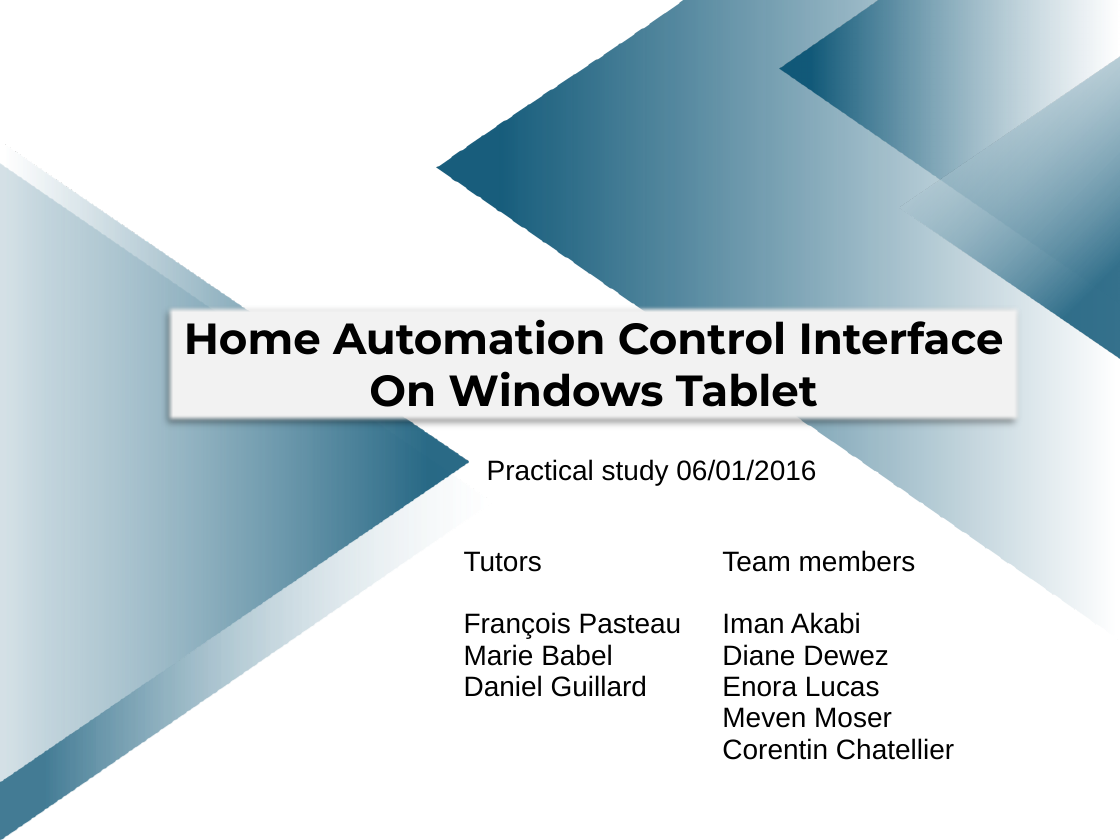
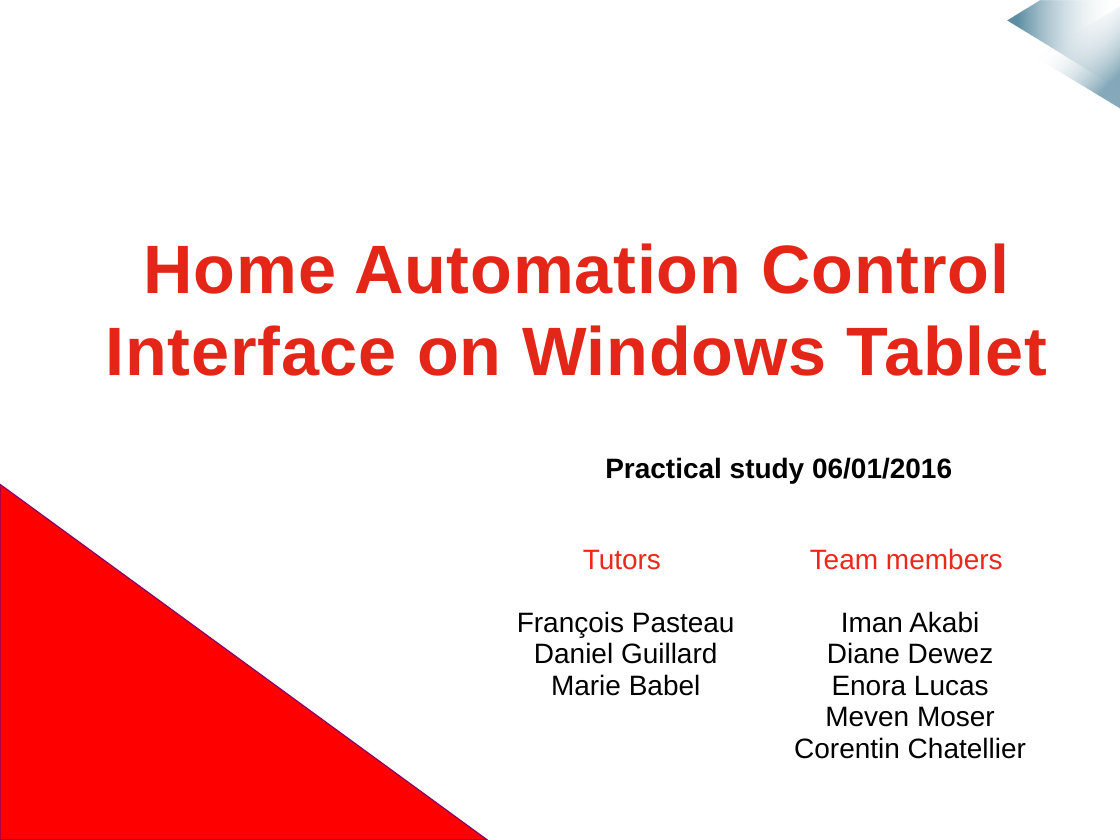
Before and after one commit to mmeven/EP_Domotique_Tablette, a slide deck: slide 1 of Rendu/Diapo_prototype_janvier.pptx. Drawn at 1120x840 pixels with LibreOffice and Linux fonts; fonts in the diff are those of the drawing; background and template pictures are left out. Boxes give left, top, right and bottom in pixels: in the first picture for what was removed or moved away, otherwise in the second. Text is boxed around its words. In the diff, an @@ line names an element or a change of style, - is before the commit and + after.

```diff
--- a/Rendu/Diapo_prototype_janvier.pptx
+++ b/Rendu/Diapo_prototype_janvier.pptx
@@ background #E42618 to #FFFFFF @@
@@ rectangle removed at (x1=0, y1=0, x2=1120, y2=840) @@
@@ freeform shape removed at (x1=437, y1=0, x2=1120, y2=640) @@
@@ freeform shape removed at (x1=778, y1=0, x2=1120, y2=306) @@
@@ rectangle removed at (x1=1002, y1=0, x2=1120, y2=174) @@
@@ triangle removed at (x1=899, y1=55, x2=1120, y2=361) @@
@@ triangle removed at (x1=0, y1=142, x2=469, y2=782) @@
@@ triangle removed at (x1=0, y1=164, x2=492, y2=839) @@
@@ text "Home Automation Control" moved from (x1=166, y1=306, x2=1020, y2=422) to (x1=106, y1=243, x2=1047, y2=376) @@
@@ text "Home Automation Control" at (x1=106, y1=243, x2=1047, y2=376): fill #F2F2F2 to none; outline #ABD3C9 0.75 pt to none; shadow off @@
@@ text at (x1=106, y1=243, x2=1047, y2=376): text changed; size 28 to 44 pt; font Montserrat to Arial; text colour #000000 to #E42618 @@
-Home Automation Control Interface On Windows Tablet
+Home Automation Control
+Interface on Windows Tablet
@@ text "Practical study 06/01/2016" moved from (x1=487, y1=459, x2=816, y2=485) to (x1=605, y1=457, x2=952, y2=483) @@
@@ text "Practical study 06/01/2016" at (x1=605, y1=457, x2=952, y2=483): bold on @@
@@ right triangle added at (x1=0, y1=484, x2=487, y2=840), fill #FF0000, outline #870064 0.75 pt @@
@@ table at (x1=496, y1=539, x2=1065, y2=785) @@
-row 1, column 1: Tutors / François Pasteau / Marie Babel / Daniel Guillard
+row 1, column 1: Tutors / François Pasteau / Daniel Guillard / Marie Babel
@@ text colour #000000 to #ED271A in "Team members" @@
@@ alignment left to centre @@
@@ table moved from (x1=452, y1=540, x2=1021, y2=786) to (x1=496, y1=539, x2=1065, y2=785) @@
```
Also in this commit, not shown: 6 other slides changed, 12 other files.
